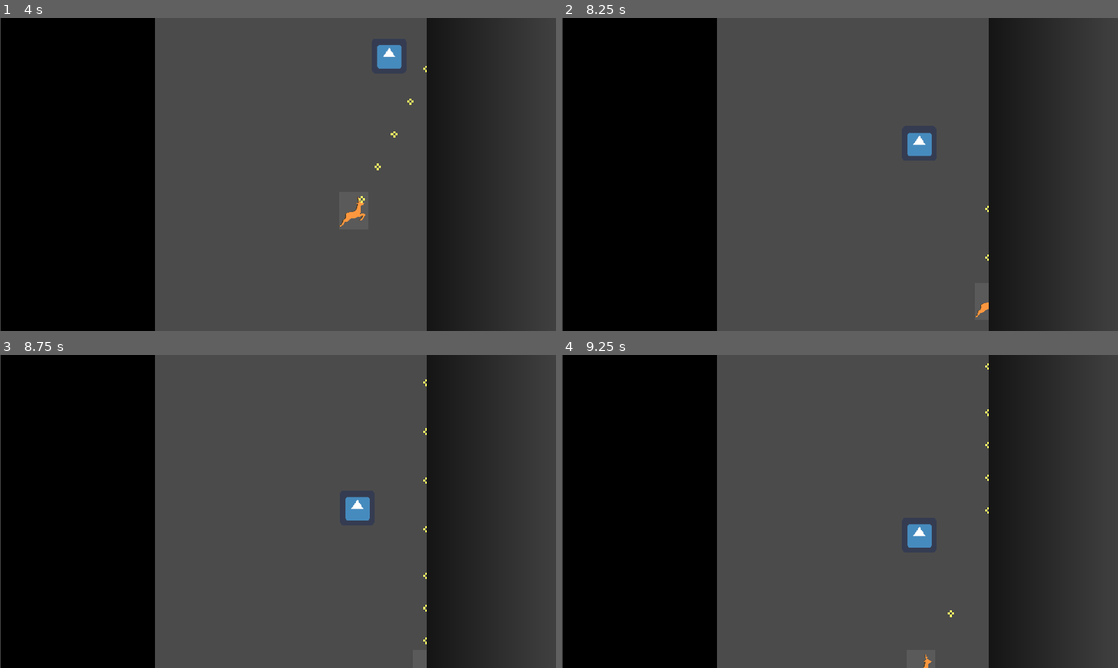
Above: before the commit, frames 1-4 (two rows, left to right).
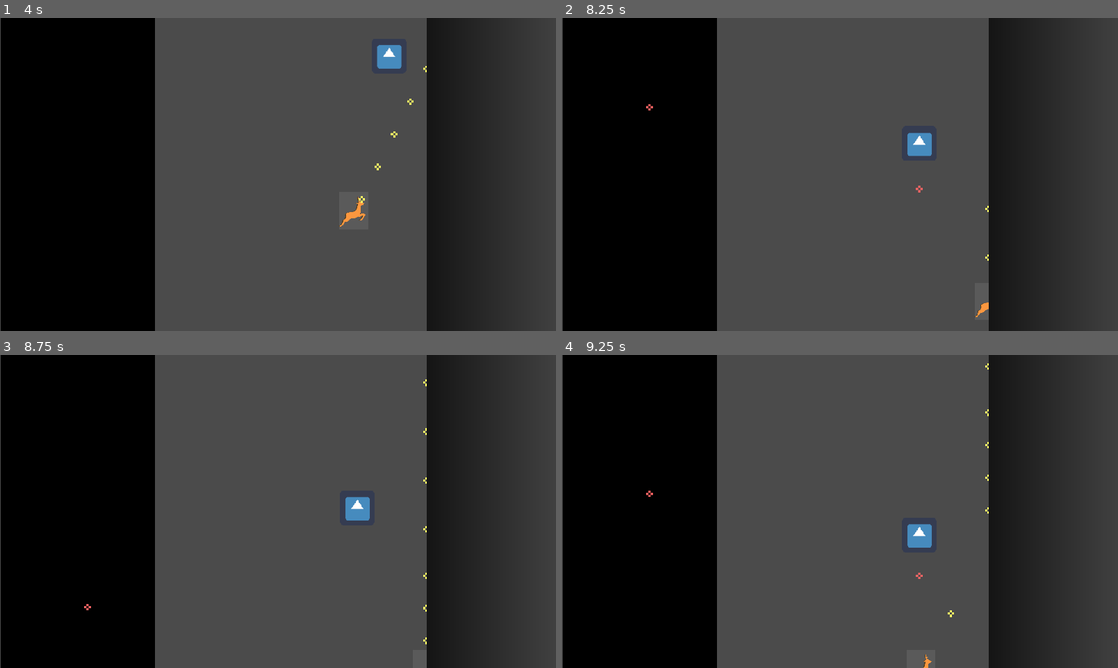
Above: after the commit, the same moments.

Repository: kyperbelt/MetalBurstPGJ
Game: Godot game, scene res://Stages/TestStage.tscn
Two runs of this game, one before a commit and one after it. Both use one fixed random seed, a clock stepped at 60 frames per second and the inputs below. The engine's default icon, where the game draws it, is replaced by a stand-in: a white triangle on a blue panel in a dark square.
Inputs:
- Up to frame 1 (4 s): tap Enter at 0.5 s; hold D (move_right) 0.53-1.28 s; hold Space (fire) 0.53-1.28 s; hold S (move_down) 1.28-2.03 s; tap Space (fire) at 1.35, 2.3, 2.75, 2.85 s; hold D (move_right) 2.03-2.78 s; hold Shift (move_slower) 2.03-2.78 s; hold W (move_up) 2.78-3.53 s; hold A (move_left) from 3.53 s (still down); hold Space (fire) from 3.53 s (still down)
- Up to frame 2 (8.25 s): release Space (fire) at 4.28 s; tap Shift (move_slower) at 4.35 s; tap Space (fire) at 4.55, 5.85, 6.8, 7.35 s; release A (move_left) at 5.03 s; hold S (move_down) 5.03-5.78 s; hold Space (fire) 5.03-5.78 s; hold D (move_right) 5.78-6.53 s; hold W (move_up) 6.53-7.28 s; hold Shift (move_slower) 6.53-7.28 s; hold D (move_right) 7.28-8.03 s; hold S (move_down) from 8.03 s (still down); hold Space (fire) from 8.03 s (still down)
- Up to frame 3 (8.75 s): keep holding S (move_down); keep holding Space (fire)
- Up to frame 4 (9.25 s): release S (move_down) at 8.78 s; release Space (fire) at 8.78 s; hold A (move_left) from 8.78 s (still down); tap Shift (move_slower) at 8.85 s; tap Space (fire) at 9.05 s

Frame 1 is identical in both runs. In frame 2, less than 0.1% of the frame differs, in the area x 15-65%, y 27-56%; in frame 3, less than 0.1%; in frame 4, less than 0.1%.

Commit message:
Added changes to Bullet functionality for Player and Enemy
Added an option in the Projectile class (BulletTest) for selectable bullets.  Added basic bullet functionality to the SimpleEnemyAi script.

Diff:
--- a/MetalBurstGame/Objects/BulletTest.gd
+++ b/MetalBurstGame/Objects/BulletTest.gd
@@ -5,6 +5,21 @@
 # var a = 2
 # var b = "text"
 var speed
+
+const PLAYER_VELOCITY = Vector2(0, -300)
+const ENEMY_VELOCITY = Vector2(0, 300)
+
+const PROJECTILE_TYPES = [
+	preload("res://placeholder_assets/bullet.png"),
+	preload("res://placeholder_assets/enemy_bullet.png")
+]
+export (int, "PLAYER_BULLET", "ENEMY_BULLET") var projectileType setget setProjectileType
+
+
+func setProjectileType(newProjectileType):
+	if newProjectileType != null:
+		projectileType = newProjectileType
+		texture = PROJECTILE_TYPES[projectileType]
 
 func _ready():
 	# print_tree_pretty()
@@ -25,7 +40,10 @@
 	print("Bullet collision with  detected!")
 
 func move(delta):
-	global_position += (Vector2(0, -300) * (2 * delta))
+	if (projectileType == 0):
+		global_position += (PLAYER_VELOCITY * (2 * delta))
+	else:
+		global_position += (ENEMY_VELOCITY * (2 * delta))
 	#print("Bullet position: " + String(self.global_position))
 
 func change_speed(new_speed):
--- a/MetalBurstGame/Objects/Player.gd
+++ b/MetalBurstGame/Objects/Player.gd
@@ -1,6 +1,7 @@
 extends Node2D
 
 const BULLET_TEST = preload("res://Objects/BulletTest.tscn")
+const PLAYER_BULLET = 0
 
 const RELOAD_TIME = 0.1
 
@@ -59,7 +60,7 @@
 
 #collision has started with something
 func on_collision_start(area):
-	print_tree_pretty()
+	#print_tree_pretty()
 	var node = area.get_parent()
 	print("collision with "+node.name+" detected!")
 
@@ -70,7 +71,7 @@
 func shoot():
 	if reloading <= 0.0:
 		var bullet = BULLET_TEST.instance()
-		bullet.set_texture(Globals.player_bullet_image)
+		bullet.setProjectileType(PLAYER_BULLET)
 		bullet.global_position = global_position
 		#bullet.change_speed(speed)
 		parent.add_child(bullet)
--- a/MetalBurstGame/Objects/SimpleEnemyAi.gd
+++ b/MetalBurstGame/Objects/SimpleEnemyAi.gd
@@ -5,14 +5,44 @@
 
 export(float) var speed = 100
 
+const BULLET_TEST = preload("res://Objects/BulletTest.tscn")
+const ENEMY_BULLET = 1
+
+const RELOAD_TIME = 0.1
+
+var reloading = 0.0
+var parent
+var shot_timer = 0
+var cooldown = 0.2
+var firing = false
+var current_position_y = 0
+var start_position_y = 0
+
 func _ready():
 	set_process(true)
+	parent = get_parent()
 	$EnemyArea.connect("area_entered", self, "hit")
+	start_position_y = position.y
 
 func _process(delta):
 	translate(Vector2(0,speed * delta))
+	reloading -= delta
+	current_position_y = position.y
+	if ((current_position_y - start_position_y) > 100):
+		shoot()
+		start_position_y = current_position_y
 
 func hit(object):
-	print("Bullet collision with " + object.name + " detected!")
+	print("Enemy collision with " + object.name + " detected!")
 	if object.name == 'BulletTestArea' || object.name == 'PlayerCollisionArea':
 		queue_free()
+
+func shoot():
+	if reloading <= 0.0:
+		var bullet = BULLET_TEST.instance()
+		bullet.setProjectileType(ENEMY_BULLET)
+		bullet.global_position = global_position
+		#bullet.change_speed(speed)
+		parent.add_child(bullet)
+		shot_timer = cooldown
+		reloading = RELOAD_TIME
Binary file added: MetalBurstGame/placeholder_assets/enemy_bullet.png
Not shown, added: MetalBurstGame/placeholder_assets/enemy_bullet.png.import
